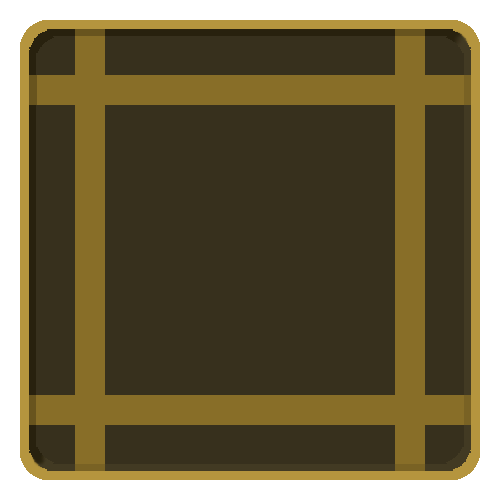
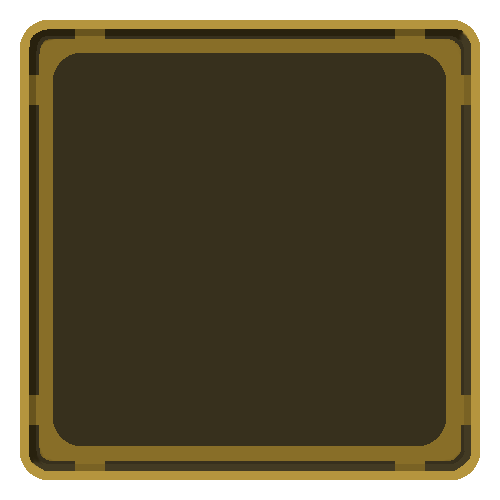
Two versions of the same layered image (500x500). Layer-by-layer changes:
removed layer "Layer 5" over bbox(29, 29, 471, 471)
removed layer "Layer 1 copy 2" over bbox(36, 36, 464, 464)
painted on "Layer 1" over bbox(29, 29, 471, 471)
hid "Rounded Rectangle 1", painted on it over bbox(29, 29, 471, 471)
moved "Layer 1 copy" above "Background", painted on it over bbox(29, 29, 471, 471)
